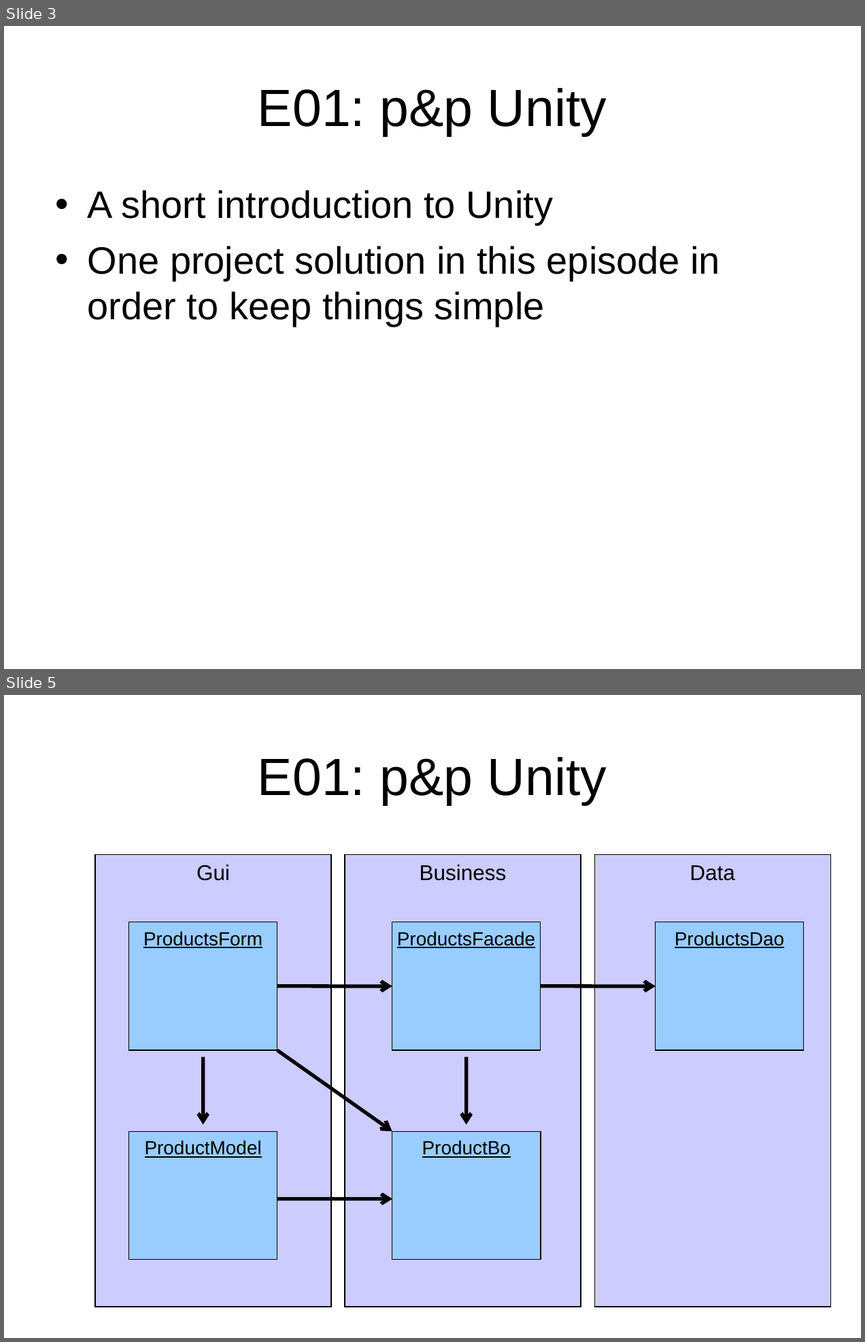
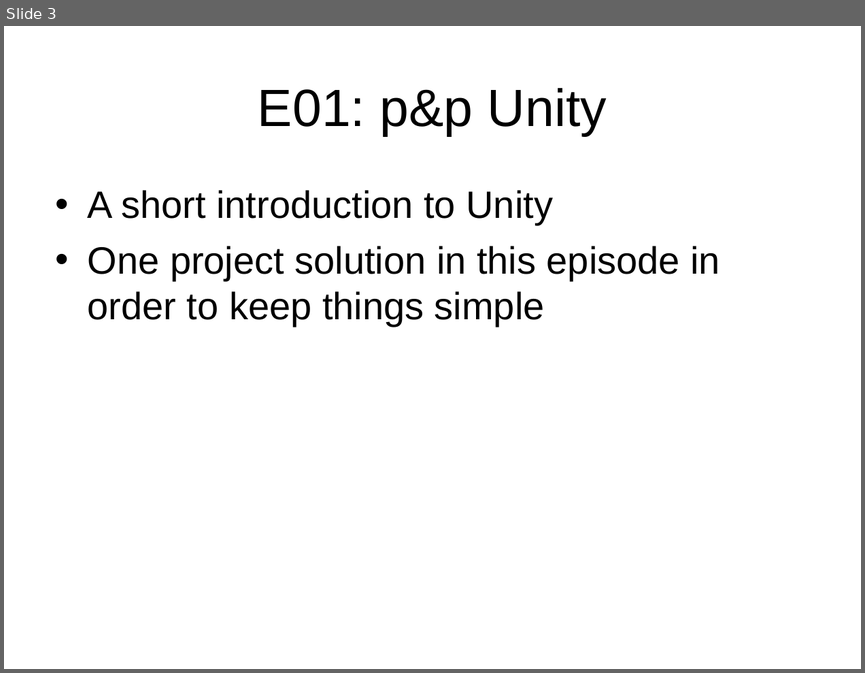
Before and after one commit to Raconeisteron/bakopanos, a slide deck: blog/videos/DeadDevsSociety.ppt. Shown one above the other, each under a label of ours: slides 3 and 5 before the commit, slide 3 after it; the slides between them are not shown. The pictures are 865x1342 and 865x673 pixels, drawn with LibreOffice and Linux fonts; fonts in the diff are those of the drawing; background and template pictures are left out. Boxes give left, top, right and bottom in pixels: in the first picture for what was removed or moved away, otherwise in the second. Text is boxed around its words. In the diff, an @@ line names an element or a change of style, - is before the commit and + after.

```diff
--- a/blog/videos/DeadDevsSociety.ppt
+++ b/blog/videos/DeadDevsSociety.ppt
@@ slide 5 removed at bbox=[4, 695, 861, 1338], background #FFFFFF @@
@@ title removed at bbox=[258, 757, 606, 805] @@
-E01: p&p Unity
@@ rectangle removed at bbox=[95, 854, 331, 1307] @@
-Gui
@@ rectangle removed at bbox=[345, 854, 581, 1307] @@
-Business
@@ rectangle removed at bbox=[594, 854, 831, 1307] @@
-Data
@@ rectangle removed at bbox=[129, 922, 277, 1051] @@
-ProductsForm
@@ rectangle removed at bbox=[392, 922, 541, 1051] @@
-ProductsFacade
@@ rectangle removed at bbox=[655, 922, 804, 1051] @@
-ProductsDao
@@ arrow removed from (277, 986) to (392, 986) @@
@@ arrow removed from (541, 986) to (655, 986) @@
@@ arrow removed from (203, 1057) to (203, 1124) @@
@@ arrow removed from (277, 1050) to (392, 1131) @@
@@ arrow removed from (466, 1057) to (466, 1124) @@
@@ rectangle removed at bbox=[129, 1131, 277, 1259] @@
-ProductModel
@@ rectangle removed at bbox=[392, 1131, 541, 1259] @@
-ProductBo
@@ arrow removed from (277, 1199) to (392, 1199) @@
```
Also in this commit, not shown: 1 slide changed, 15 other files.
